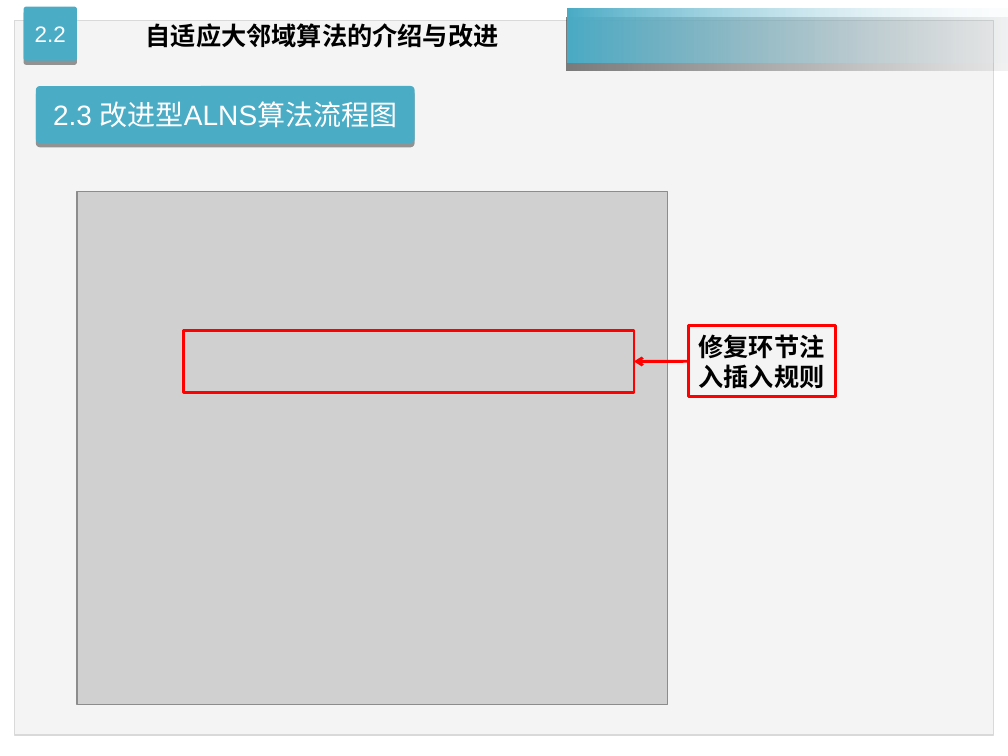
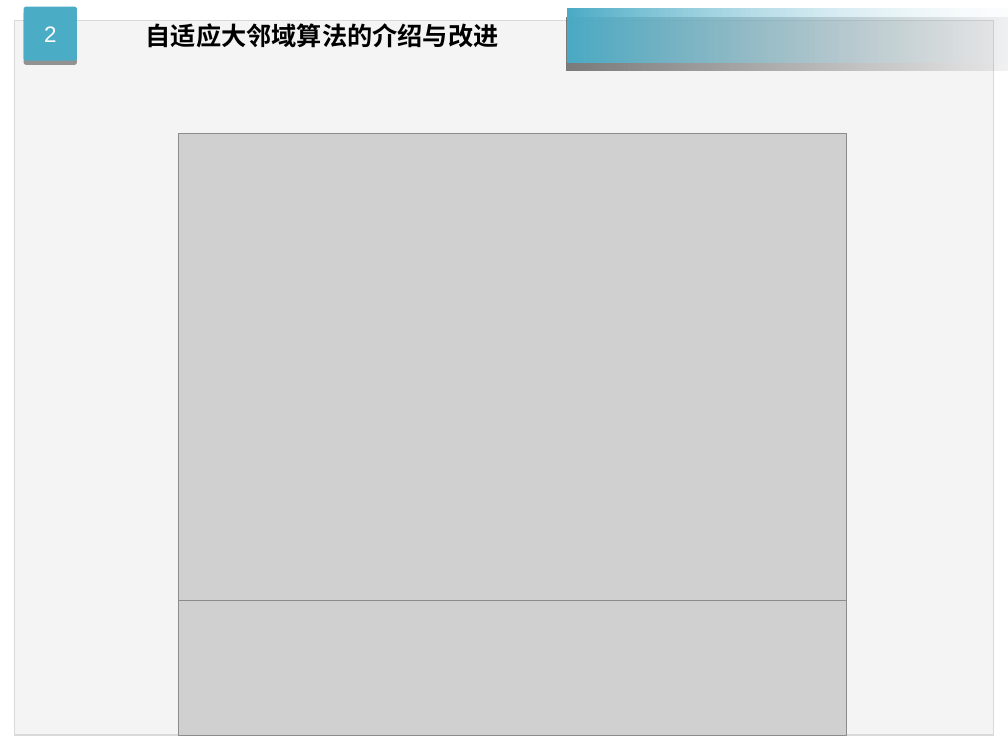
Before and after one commit to chudu2019/ALNS_GVRPTW-0525, a slide deck: slide 15 of alns_gvrptw介绍.ppt (slide 13 before the commit). Drawn at 1008x756 pixels with LibreOffice and Linux fonts; fonts in the diff are those of the drawing; grey boxes stand for pictures. Boxes give left, top, right and bottom in pixels: in the first picture for what was removed or moved away, otherwise in the second. Text is boxed around its words. In the diff, an @@ line names an element or a change of style, - is before the commit and + after.

Commit message:
ppt

```diff
--- a/alns_gvrptw介绍.ppt
+++ b/alns_gvrptw介绍.ppt
@@ text in freeform shape at [44, 26, 56, 42]: text changed @@
-2.2
+2
@@ rounded rectangle removed at [37, 88, 413, 142] @@
-2.3 改进型ALNS算法流程图
@@ picture: place and size @@
-picture at [77, 192, 667, 705]
+picture at [178, 133, 847, 623]
@@ rectangle removed at [688, 326, 836, 396] @@
-修复环节注入插入规则
@@ rectangle removed at [183, 331, 634, 392] @@
@@ arrow removed from (688, 361) to (634, 362) @@
@@ picture added at [178, 601, 847, 736] @@
```
Also in this commit, not shown: 2 other slides changed, 1 slide added.
